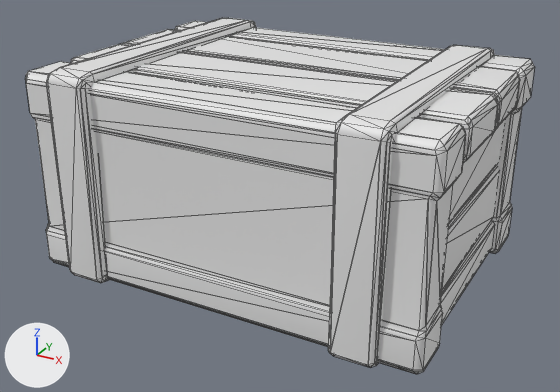
One commit to the glTF model assets/props/destructible/crate-fractured.glb: the scene before it, then after it.
One viewpoint serves both versions: a camera (50 mm lens) standing at (0.807, -1.494, 0.651) and looking at (0.005, -0.035, -0.079). The lights are fixed; the arrows at lower left show +X, +Y and +Z. The picture after the commit comes second. Mesh edges are drawn as thin lines. Vertices at exactly the same position are counted once.

Names of what the first picture shows: 'piece_01', 'piece_02', 'piece_03', 'piece_04', 'piece_05', 'piece_06', 'piece_07'.
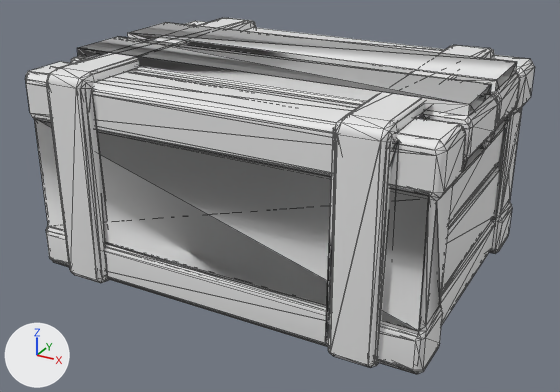
The change, as a diff of the scene's bpy script:
```diff
--- a/assets/props/destructible/crate-fractured.glb.py
+++ b/assets/props/destructible/crate-fractured.glb.py
@@ me_fracture_piece_01 @@
 # used by ob_piece_01; location = (0.004, 0.015, -0.012)
-me_fracture_piece_01.from_pydata(...)  # 87 vertices, 90 faces; spans x -0.461..0.461, y -0.324..0.324, z -0.231..0.231
+me_fracture_piece_01.from_pydata(...)  # 174 vertices, 336 faces; spans x -0.461..0.461, y -0.324..0.324, z -0.231..0.231
+# me_fracture_piece_01 part 1
+# 87 vertices are added at x -0.46..0.453, y -0.324..0.318, z -0.225..0.229
+# 246 new faces join them
@@ me_fracture_piece_02 @@
 # used by ob_piece_02; location = (0.004, -0.027, 0.009)
-me_fracture_piece_02.from_pydata(...)  # 139 vertices, 159 faces; spans x -0.472..0.472, y -0.326..0.326, z -0.234..0.234
+me_fracture_piece_02.from_pydata(...)  # 278 vertices, 540 faces; spans x -0.472..0.472, y -0.326..0.327, z -0.234..0.237
+# me_fracture_piece_02 part 2
+# 139 vertices are added at x -0.471..0.466, y -0.309..0.327, z -0.232..0.237
+# 381 new faces join them
@@ me_fracture_piece_03 @@
 # used by ob_piece_03; location = (0.004, -0.026, -0.012)
-me_fracture_piece_03.from_pydata(...)  # 90 vertices, 95 faces; spans x -0.461..0.461, y -0.327..0.327, z -0.231..0.231
+me_fracture_piece_03.from_pydata(...)  # 180 vertices, 348 faces; spans x -0.461..0.461, y -0.327..0.327, z -0.231..0.231
+# me_fracture_piece_03 part 3
+# 90 vertices are added at x -0.46..0.454, y -0.308..0.327, z -0.225..0.23
+# 253 new faces join them
@@ me_fracture_piece_04 @@
 # used by ob_piece_04; location = (-0.004, -0.01, 0.009)
-me_fracture_piece_04.from_pydata(...)  # 143 vertices, 163 faces; spans x -0.472..0.472, y -0.343..0.343, z -0.235..0.235
+me_fracture_piece_04.from_pydata(...)  # 286 vertices, 560 faces; spans x -0.472..0.472, y -0.343..0.343, z -0.235..0.237
+# me_fracture_piece_04 part 4
+# 143 vertices are added at x -0.466..0.471, y -0.32..0.341, z -0.232..0.237
+# 397 new faces join them
@@ me_fracture_piece_05 @@
 # used by ob_piece_05; location = (-0.005, 0.02, 0.009)
-me_fracture_piece_05.from_pydata(...)  # 120 vertices, 139 faces; spans x -0.473..0.473, y -0.336..0.336, z -0.235..0.235
+me_fracture_piece_05.from_pydata(...)  # 240 vertices, 464 faces; spans x -0.473..0.473, y -0.337..0.336, z -0.235..0.238
+# me_fracture_piece_05 part 5
+# 120 vertices are added at x -0.465..0.472, y -0.337..0.312, z -0.233..0.238
+# 325 new faces join them
@@ me_fracture_piece_06 @@
 # used by ob_piece_06; location = (-0.003, -0.01, -0.013)
-me_fracture_piece_06.from_pydata(...)  # 86 vertices, 89 faces; spans x -0.461..0.461, y -0.343..0.343, z -0.232..0.232
+me_fracture_piece_06.from_pydata(...)  # 172 vertices, 332 faces; spans x -0.461..0.461, y -0.343..0.343, z -0.232..0.232
+# me_fracture_piece_06 part 6
+# 86 vertices are added at x -0.453..0.461, y -0.32..0.341, z -0.231..0.231
+# 243 new faces join them
@@ me_fracture_piece_07 @@
 # used by ob_piece_07; location = (0.004, 0.012, 0.009)
-me_fracture_piece_07.from_pydata(...)  # 120 vertices, 137 faces; spans x -0.472..0.472, y -0.328..0.328, z -0.235..0.235
+me_fracture_piece_07.from_pydata(...)  # 240 vertices, 464 faces; spans x -0.472..0.472, y -0.328..0.328, z -0.235..0.238
+# me_fracture_piece_07 part 7
+# 120 vertices are added at x -0.471..0.466, y -0.328..0.32, z -0.232..0.238
+# 327 new faces join them
```

What differs and where, as boxes (x1, y1, x2, y2) in the pictures (560 x 392 px):
'piece_02', reshaped: before (32, 44, 499, 362); after (32, 37, 499, 362)
'piece_04', reshaped: before (25, 20, 489, 276); after (25, 20, 488, 276)
'piece_03', reshaped: before (51, 142, 495, 374); after (53, 140, 495, 374)
'piece_06', reshaped: before (46, 90, 413, 371); after (34, 88, 417, 371)
'piece_07', reshaped: before (129, 26, 535, 225); after (128, 33, 535, 225)
'piece_05', reshaped: before (63, 18, 519, 91); after (63, 18, 519, 142)
part 1 of me_fracture_piece_01, added: after (492, 123, 507, 221)
part 2 of me_fracture_piece_02, added: after (35, 37, 492, 344)
part 3 of me_fracture_piece_03, added (mostly hidden): after (54, 140, 420, 337)
part 4 of me_fracture_piece_04, added: after (36, 37, 486, 194)
part 5 of me_fracture_piece_05, added (mostly hidden): after (129, 22, 515, 142)
part 6 of me_fracture_piece_06, added: after (34, 88, 417, 331)
part 7 of me_fracture_piece_07, added: after (128, 33, 517, 186)
